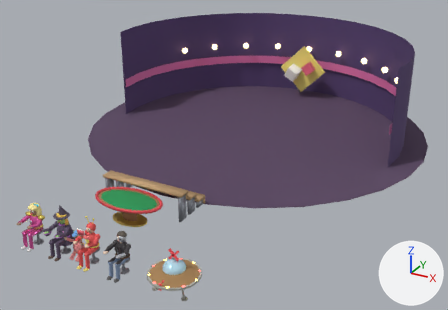
The Blender file Assets/Source/Personagens.blend, before and after one commit.
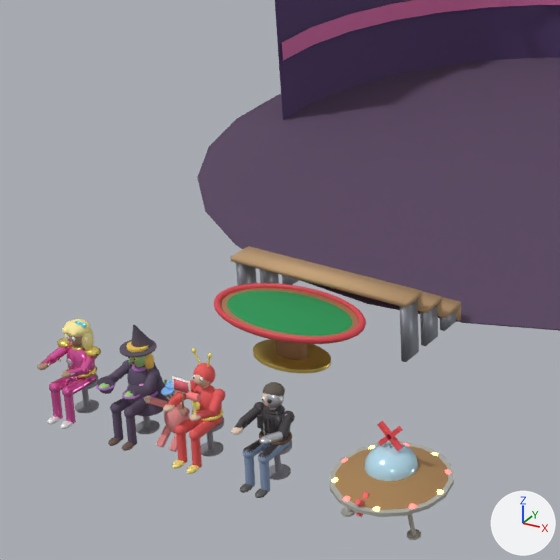
Each version is shown whole from a 50 mm camera at (11.45, -11.84, 10.28) aimed at (0.24, 8.55, 0.08), then close up on the part from 0% to 56% of the width and 20% to 100% of the height. Lighting does not change. The marker at lower right points along +X, +Y and +Z. The older version's two pictures come first.

Before the edit, the objects in view are built like this:
```python
ob_apresentadora = bpy.data.objects.new('Apresentadora', me_apresentadora)
ob_apresentadora.location = (-1.65, 0.0, 0.0)
ob_bruxa = bpy.data.objects.new('Bruxa', me_bruxa)
ob_bruxa.location = (-0.55, 0.0, 0.0)
ob_ciborgue = bpy.data.objects.new('Ciborgue', me_ciborgue_002)
ob_ciborgue.location = (1.65, 0.0, 0.0)
ob_espectador = bpy.data.objects.new('Espectador', me_espectador)
ob_espectador.location = (0.0, 0.0, 0.0)
ob_heroi = bpy.data.objects.new('Heroi', me_heroi)
ob_heroi.location = (0.55, 0.0, 0.0)
# also in view: 'Nave' at (3.4, 0.0, 0.63); 'Mesa' at (0.0, 2.5, 0.4); 'Arquibancada' at (0.0, 3.95, 0.49); 'Estudio' at (0.0, 12.0, 1.99)
```
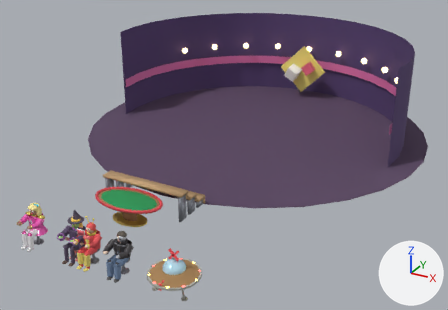
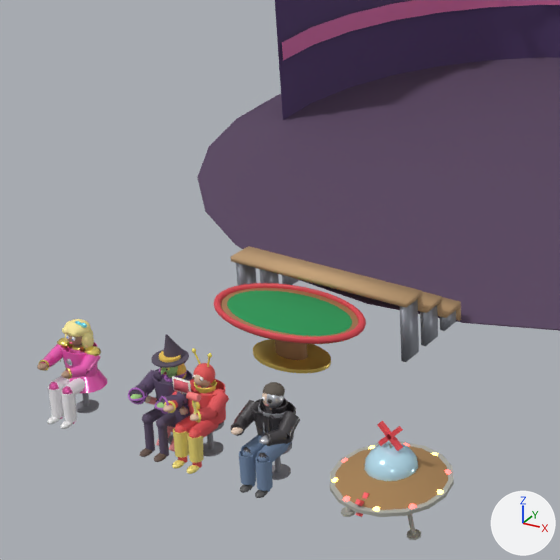
Diff of the bpy script that builds the scene:
```diff
--- a/Assets/Source/Personagens.blend.py
+++ b/Assets/Source/Personagens.blend.py
@@ me_bruxa @@
-me_bruxa.from_pydata(...)  # 3136 vertices, 3144 faces; spans x -0.37..0.37, y -0.61..0.81, z 0.0..1.6
+me_bruxa.from_pydata(...)  # 5612 vertices, 6656 faces, 60 loose edges; spans x -0.39..0.39, y -0.6..0.81, z 0.0..1.6
+# me_bruxa part 4: a new loose piece, a torus around z (ring radius 0.23, tube radius 0.21) spanning x -0.29..0.29, y -0.22..0.22, z 0.55..0.97, in mat_bru_la (dark purple #655573)
+# me_bruxa part 5: a new loose piece, a torus around z (ring radius 0.25, tube radius 0.11) spanning x -0.3..0.3, y -0.28..0.25, z 0.4..0.6, in mat_bru_la (dark purple #655573)
+# me_bruxa part 6: the loose piece of 72 vertices spanning x -0.35..-0.1, y -0.56..-0.31, z 0.82..0.84 is copied, and the copy is multiplied about its middle by the matrix ((0.901, -0.044, 0.312), (0.315, 0.126, -0.892), (0.0, 0.946, 0.134)), then moved by (-0.01, -0.01, 0.0); it spans x -0.34..-0.12, y -0.49..-0.39, z 0.71..0.95
+# me_bruxa part 7: the loose piece of 72 vertices spanning x 0.1..0.35, y -0.56..-0.31, z 0.82..0.84 is copied, and the copy is multiplied about its middle by the matrix ((0.901, 0.044, -0.312), (-0.315, 0.126, -0.892), (0.0, 0.946, 0.134)), then moved by (0.01, -0.01, 0.0); it spans x 0.12..0.34, y -0.49..-0.39, z 0.71..0.95
+# me_bruxa part 8: 15 vertices moved within x -0.05..0.08, y -0.14..0.78, z 0.04..1.18; 2196 vertices added at x -0.39..0.39, y -0.6..0.8, z 0.0..1.6
 me_bruxa.materials.append(mat_banco_cinza)
@@ me_bruxa @@
 me_bruxa.materials.append(mat_bru_roxo)
+me_bruxa.materials.append(mat_bru_la)  # dark purple #655573
@@ me_heroi @@
-me_heroi.from_pydata(...)  # 2884 vertices, 2974 faces; spans x -0.365..0.365, y -0.605..0.2, z -0.001..1.49
+me_heroi.from_pydata(...)  # 3508 vertices, 3598 faces; spans x -0.385..0.385, y -0.605..0.214, z -0.001..1.49
+# me_heroi part 1: 624 vertices added at x -0.385..0.385, y -0.51..0.214, z 0.135..1.012
 me_heroi.materials.append(mat_banco_cinza)
@@ me_heroi @@
 me_heroi.materials.append(mat_her_martelo)
+me_heroi.materials.append(mat_her_algodao)  # red #e7595d
+me_heroi.materials.append(mat_her_couro)  # yellow #f1dd76
@@ me_apresentadora @@
-me_apresentadora.from_pydata(...)  # 3530 vertices, 3672 faces; spans x -0.37..0.37, y -0.605..0.215, z -0.001..1.366
+me_apresentadora.from_pydata(...)  # 4226 vertices, 4354 faces, 22 loose edges; spans x -0.38..0.38, y -0.605..0.285, z -0.001..1.366
+# me_apresentadora part 2: 552 vertices added at x -0.38..0.38, y -0.501..0.285, z 0.056..1.027
+# other edits to the shape of me_apresentadora do not show in these pictures
 me_apresentadora.materials.append(mat_banco_cinza)
@@ me_apresentadora @@
 me_apresentadora.materials.append(mat_apr_prata)
+me_apresentadora.materials.append(mat_apr_cetim)  # pink #f961bf
+me_apresentadora.materials.append(mat_apr_meia)  # white #fcf9fd
@@ me_ciborgue_002 @@
-me_ciborgue_002.from_pydata(...)  # 3563 vertices, 4808 faces; spans x -0.365..0.365, y -0.605..0.2, z -0.001..1.305
+me_ciborgue_002.from_pydata(...)  # 4419 vertices, 5620 faces, 63 loose edges; spans x -0.413..0.413, y -0.605..0.223, z -0.001..1.305
+# me_ciborgue_002 part 3: 848 vertices added at x -0.413..0.413, y -0.536..0.223, z 0.095..1.052
+# other edits to the shape of me_ciborgue_002 do not show in these pictures
 me_ciborgue_002.materials.append(mat_banco_cinza_001)
@@ me_ciborgue_002 @@
 me_ciborgue_002.materials.append(mat_cib_cromo)
+me_ciborgue_002.materials.append(mat_cib_couro)  # dark grey #3c383c
+me_ciborgue_002.materials.append(mat_cib_camisa)  # grey #999ba2
@@ ob_bruxa @@
 ob_bruxa = bpy.data.objects.new('Bruxa', me_bruxa)
-ob_bruxa.location = (-0.55, 0.0, 0.0)
+ob_bruxa.location = (0.0, 0.0, 0.0)
```

Location of each change, (x1, y1, x2, y2) in pixels of the close-ups (560 x 560 px):
'Bruxa', reshaped, moved: before (96, 325, 187, 451); after (128, 334, 193, 462)
'Ciborgue', reshaped (9% wider): before (231, 382, 295, 498); after (230, 382, 300, 498)
'Apresentadora', reshaped (9% wider): before (37, 319, 101, 429); after (37, 319, 107, 429)
'Heroi', reshaped (6% wider): before (163, 348, 225, 474); after (163, 348, 229, 474)
part 1 of me_heroi, added: after (164, 379, 229, 463)
part 2 of me_apresentadora, added: after (42, 342, 107, 423)
part 3 of me_ciborgue_002, added: after (230, 398, 300, 491)
part 4 of me_bruxa, added: after (152, 368, 193, 406)
part 5 of me_bruxa, added (mostly hidden): after (154, 400, 190, 425)
part 6 of me_bruxa, added: after (128, 387, 145, 404)
part 7 of me_bruxa, added: after (159, 396, 169, 414)
part 8 of me_bruxa, built on: after (128, 335, 192, 462)
